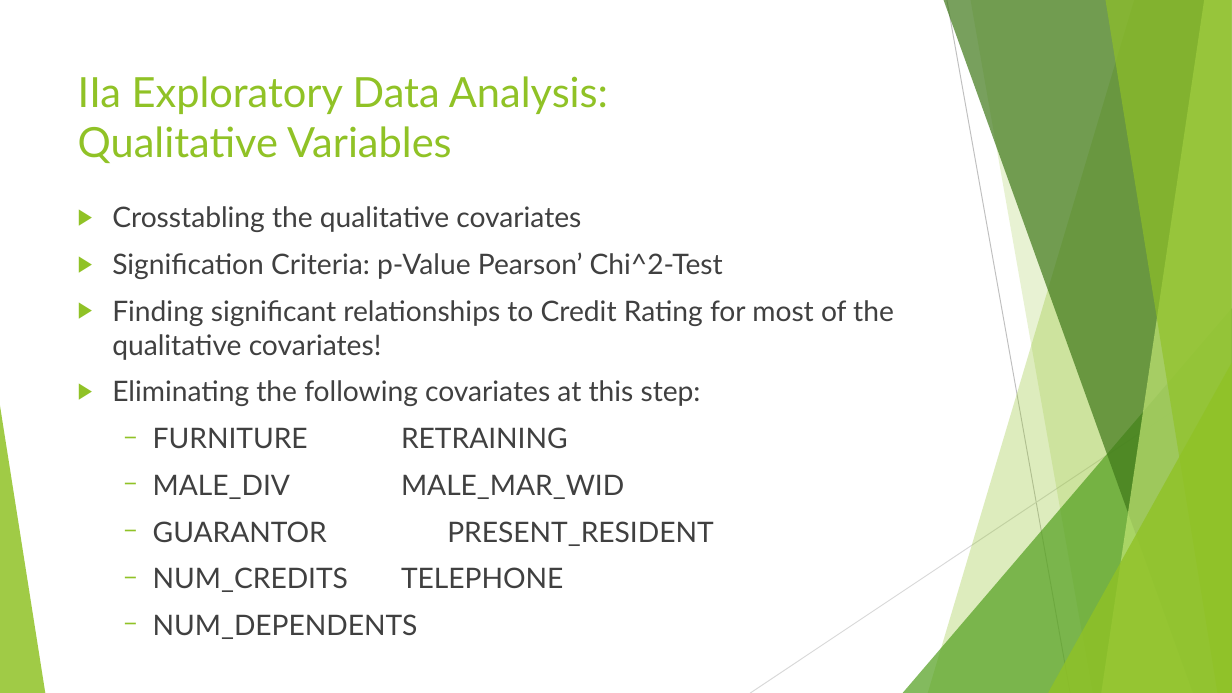
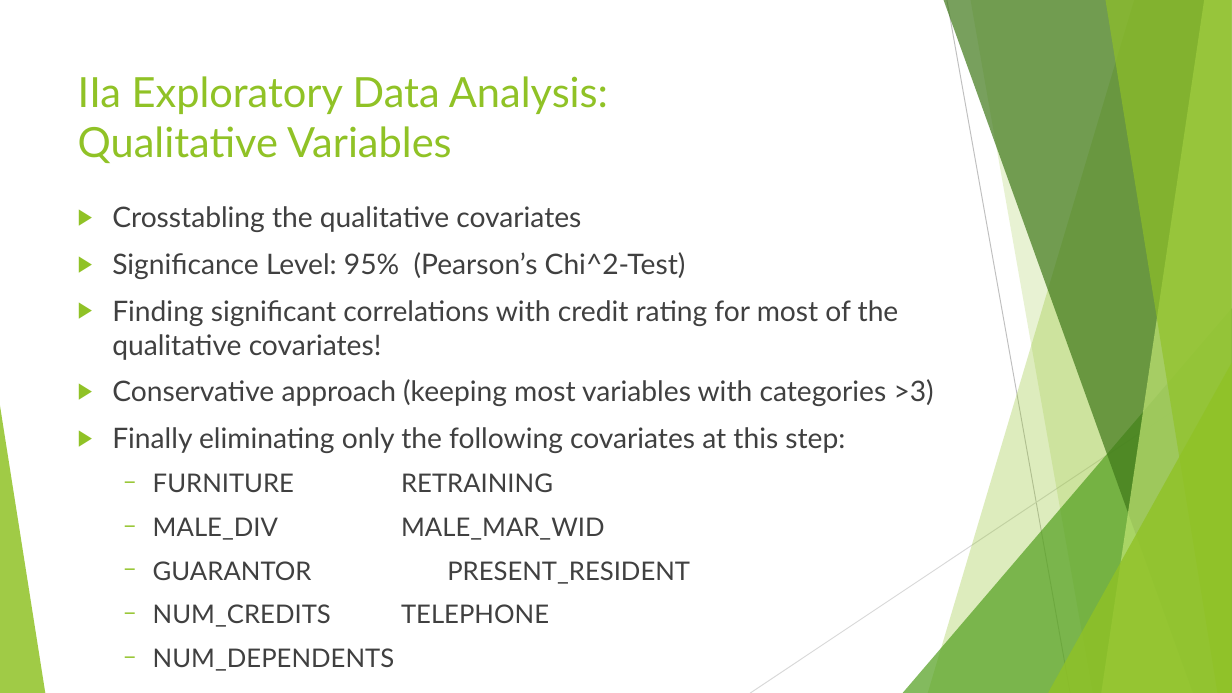
Before and after one commit to RafiKueng/Spoe_Kreditrisiko, a slide deck: slide 4 of Praesentation/Presentation.pptx. Drawn at 1232x693 pixels with LibreOffice and Linux fonts; fonts in the diff are those of the drawing. Boxes give left, top, right and bottom in pixels: in the first picture for what was removed or moved away, otherwise in the second. Text is boxed around its words. In the diff, an @@ line names an element or a change of style, - is before the commit and + after.

```diff
--- a/Praesentation/Presentation.pptx
+++ b/Praesentation/Presentation.pptx
@@ text at bbox=[112, 252, 934, 453]: text changed @@
-▶ Signification Criteria: p-Value Pearson’ Chi^2-Test
-▶ Finding significant relationships to Credit Rating for most of the qualitative covariates!
-▶ Eliminating the following covariates at this step:
+▶ Significance Level: 95% (Pearson’s Chi^2-Test)
+▶ Finding significant correlations with credit rating for most of the qualitative covariates!
+▶ Conservative approach (keeping most variables with categories >3)
+▶ Finally eliminating only the following covariates at this step:
@@ text at bbox=[153, 473, 690, 623]: size 22 to 20 pt in "FURNITURE RETRAINING", "MALE_DIV MALE_MAR_WID", "GUARANTOR PRESENT_RESIDENT", "NUM_CREDITS TELEPHONE" and 1 more places @@
```
Also in this commit, not shown: 7 other slides changed.
